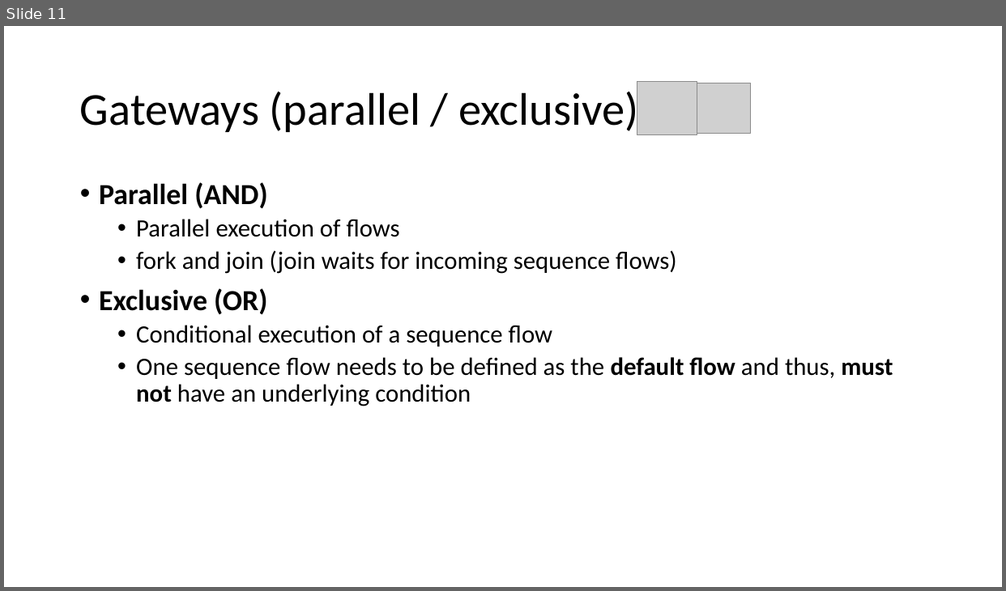
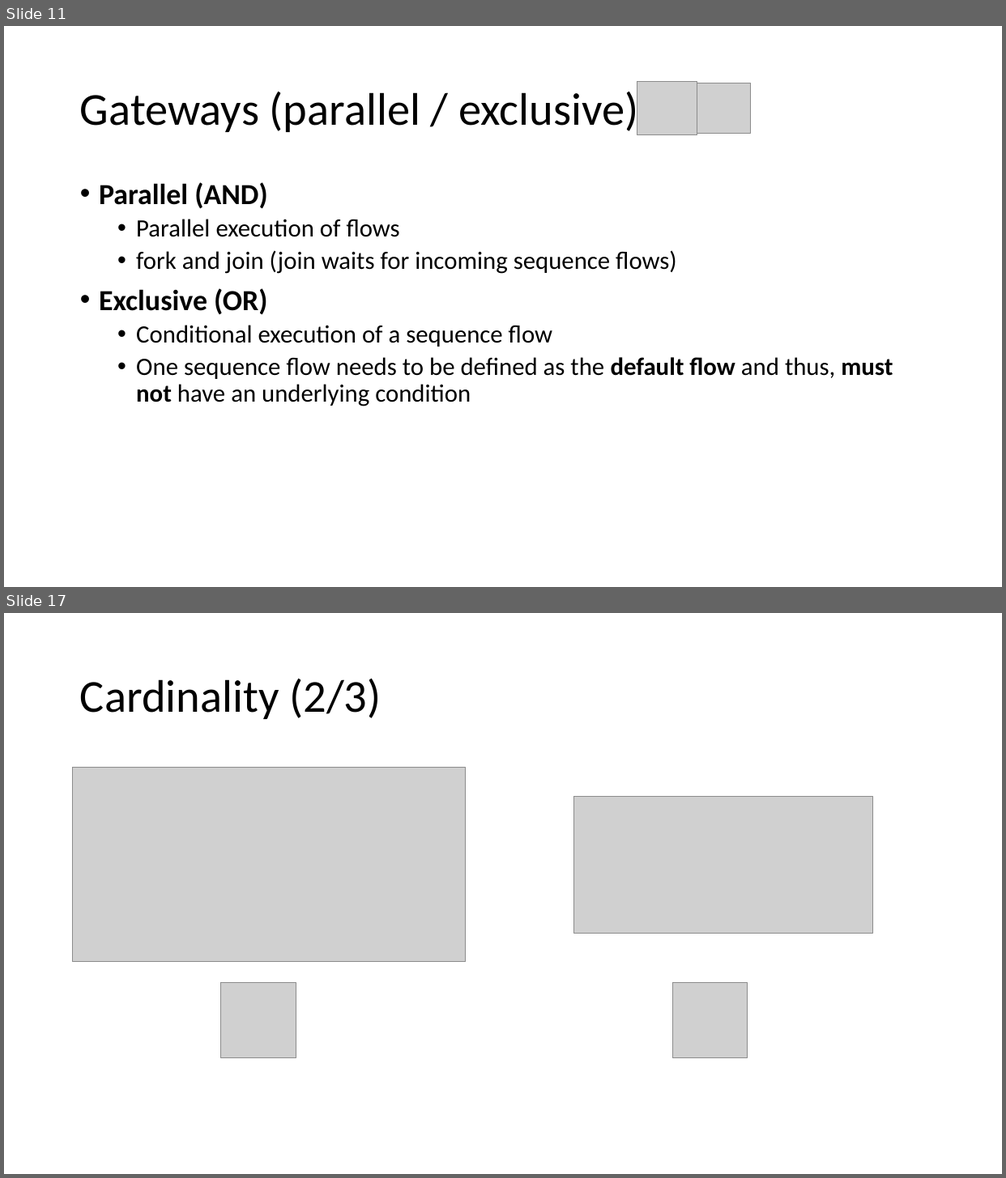
Before and after one commit to nkilchenmann/niks-flowable-demo, a slide deck: flowable-demo/src/main/resources/devsupport/Flowable_Demo.pptx. Shown one above the other, each under a label of ours: slide 11 before the commit, slides 11 and 17 after it; the slides between them are not shown. The pictures are 1006x591 and 1006x1178 pixels, drawn with LibreOffice and Linux fonts; fonts in the diff are those of the drawing; grey boxes stand for pictures. Boxes give left, top, right and bottom in pixels: in the first picture for what was removed or moved away, otherwise in the second. Text is boxed around its words. In the diff, an @@ line names an element or a change of style, - is before the commit and + after.

```diff
--- a/flowable-demo/src/main/resources/devsupport/Flowable_Demo.pptx
+++ b/flowable-demo/src/main/resources/devsupport/Flowable_Demo.pptx
@@ slide 17 added at (4, 613, 1002, 1174), background #FFFFFF @@
@@ title added at (80, 679, 381, 719), 44 pt, text #000000 @@
+Cardinality (2/3)
@@ picture added at (73, 767, 466, 962) @@
@@ picture added at (573, 796, 872, 934) @@
@@ picture added at (221, 983, 296, 1059) @@
@@ picture added at (673, 983, 748, 1059) @@
```
Also in this commit, not shown: 4 slides changed, 5 other slides added.
